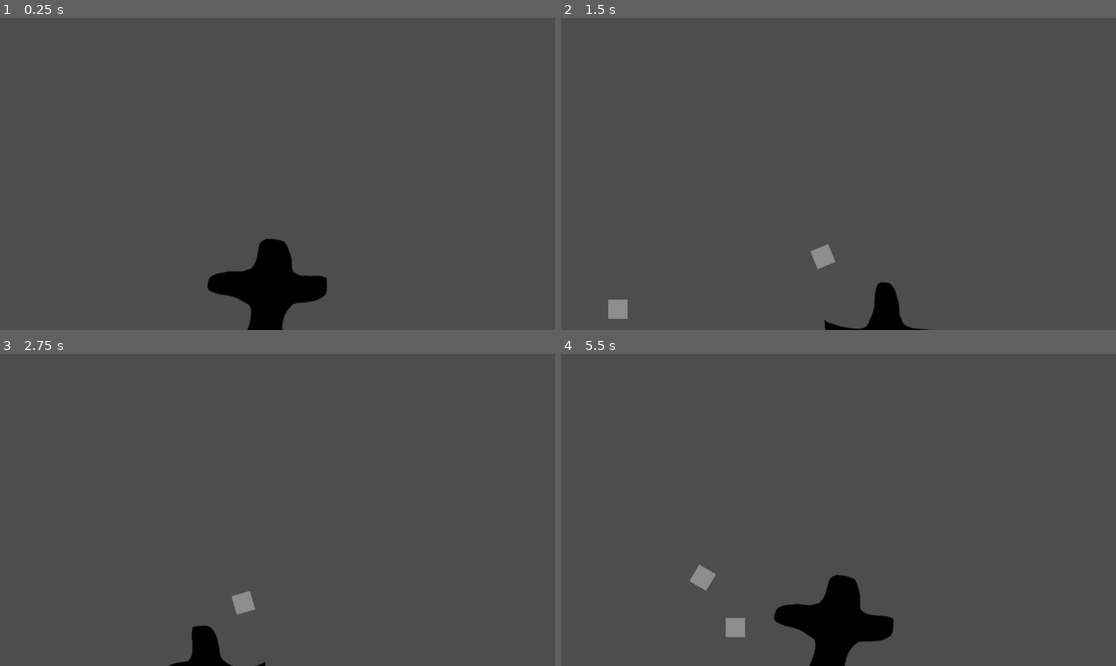
Above: before the commit, frames 1-4 (two rows, left to right).
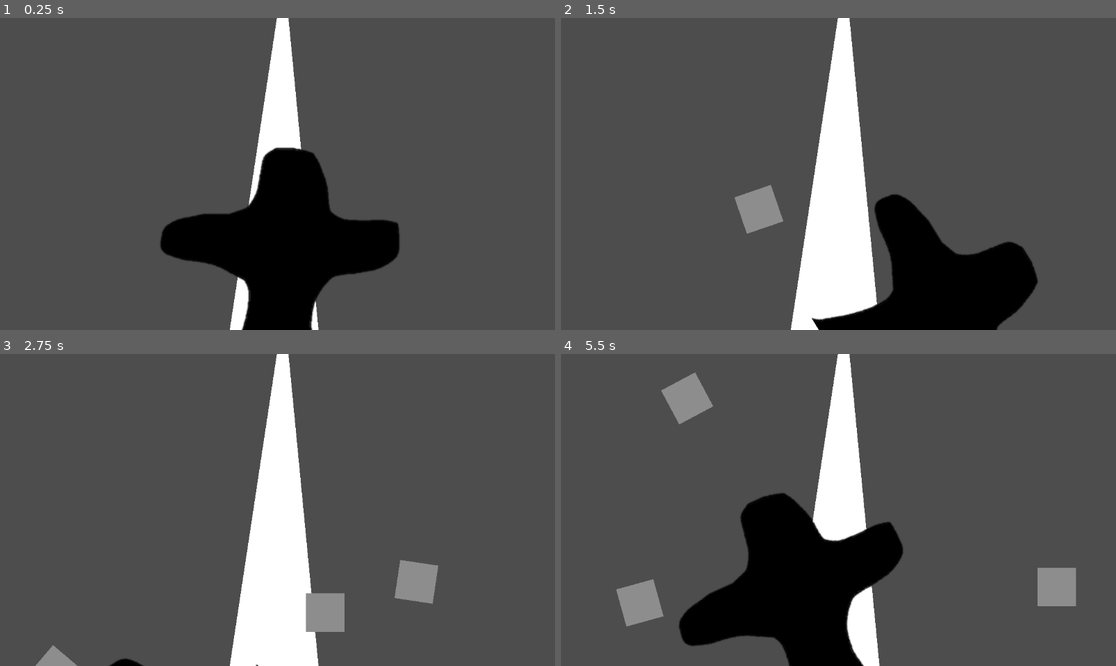
Above: after the commit, the same moments.

Repository: CWmain/tightRope
Game: Godot game, scene res://scenes/main.tscn
Same seed, same stepped clock (60 frames per second), same inputs: the game is played once before the commit and once after it.
Inputs:
- Up to frame 1 (0.25 s): no input
- Up to frame 2 (1.5 s): hold D (Right) 0.53-1.28 s; tap E (SpawnRock) at 0.6, 1.35 s; hold A (Left) from 1.28 s (still down)
- Up to frame 3 (2.75 s): release A (Left) at 2.03 s; hold D (Right) from 2.03 s (still down); tap E (SpawnRock) at 2.1 s
- Up to frame 4 (5.5 s): tap E (SpawnRock) every 0.75 s from 2.85 to 5.1 s; release D (Right) at 3.53 s; hold A (Left) from 3.53 s (still down)

The runs differ from the first frame. In frame 1, 13% of the frame differs, in the area x 28-72%, y 0-100%; in frame 2, 18%, in the area x 8-86%, y 0-100%; in frame 3, 12%; in frame 4, 18%.

Commit message:
Added a temp tight rope graphic, which proves that the idea works relativly well

Diff:
--- a/objects/rockSpawner/rock_spawner.gd
+++ b/objects/rockSpawner/rock_spawner.gd
@@ -1,9 +1,13 @@
 extends Node2D
 
 @export var rock: PackedScene
+@export var spawnSpeed: Vector2
+
+func _ready() -> void:
+	assert(rock != null)
 
 func _physics_process(delta: float) -> void:
 	if Input.is_action_just_pressed("SpawnRock"):
 		var newRock: RigidBody2D = rock.instantiate()
-		newRock.linear_velocity = Vector2(1000, -400)
+		newRock.linear_velocity = spawnSpeed
 		add_child(newRock)
--- a/objects/walker/walker.gd
+++ b/objects/walker/walker.gd
@@ -14,7 +14,7 @@
 		printerr("LOST")
 
 
-	rigid_body_2d.apply_torque(1000)
+	rigid_body_2d.apply_torque(2000)
 	if Input.is_action_pressed("Left"):
 		rigid_body_2d.apply_torque_impulse(-(torqueForce+bonusForce))
 		bonusForce += 100
--- a/scenes/main.tscn
+++ b/scenes/main.tscn
@@ -6,17 +6,23 @@
 
 [node name="Main" type="Node2D"]
 
+[node name="Polygon2D" type="Polygon2D" parent="."]
+position = Vector2(578, 391)
+polygon = PackedVector2Array(-28, -71, -17, -71, 18, 293, -83, 293)
+
 [node name="Walker" parent="." instance=ExtResource("1_o5qli")]
 position = Vector2(552, 683)
-
-[node name="Rock" parent="." instance=ExtResource("2_0wfyh")]
-position = Vector2(436, 442)
 
 [node name="RockSpawner" parent="." instance=ExtResource("3_sugp2")]
 position = Vector2(2, 644)
 rock = ExtResource("2_0wfyh")
+spawnSpeed = Vector2(1000, -400)
+
+[node name="RockSpawner2" parent="." instance=ExtResource("3_sugp2")]
+position = Vector2(1136, 642)
+rock = ExtResource("2_0wfyh")
+spawnSpeed = Vector2(-1000, -400)
 
 [node name="Camera2D" type="Camera2D" parent="."]
 position = Vector2(550, 486)
-enabled = false
 zoom = Vector2(2, 2)
